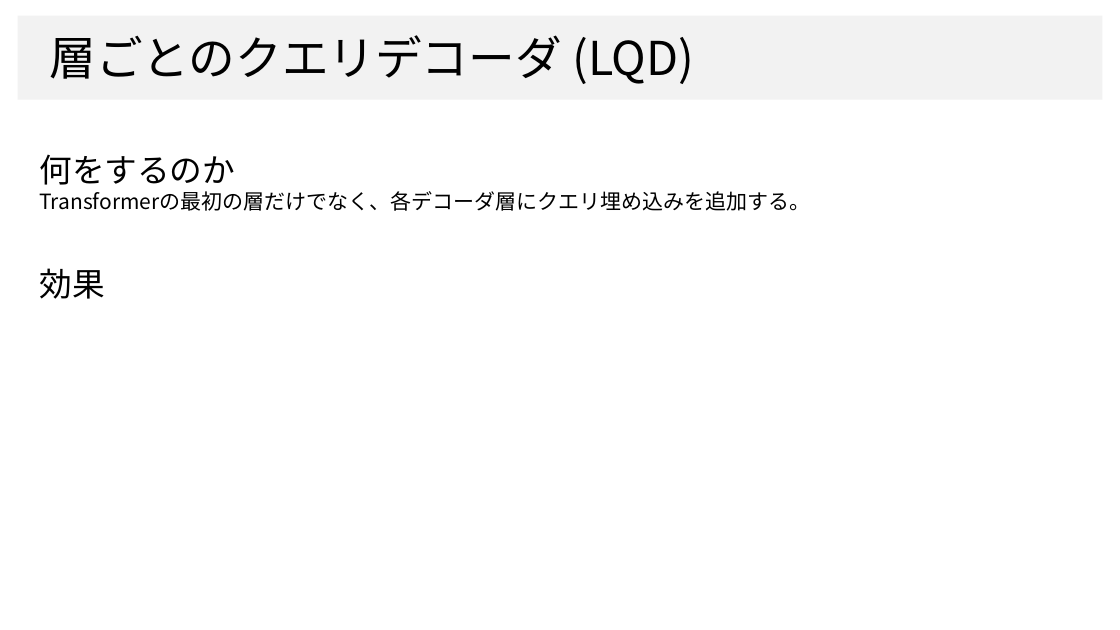
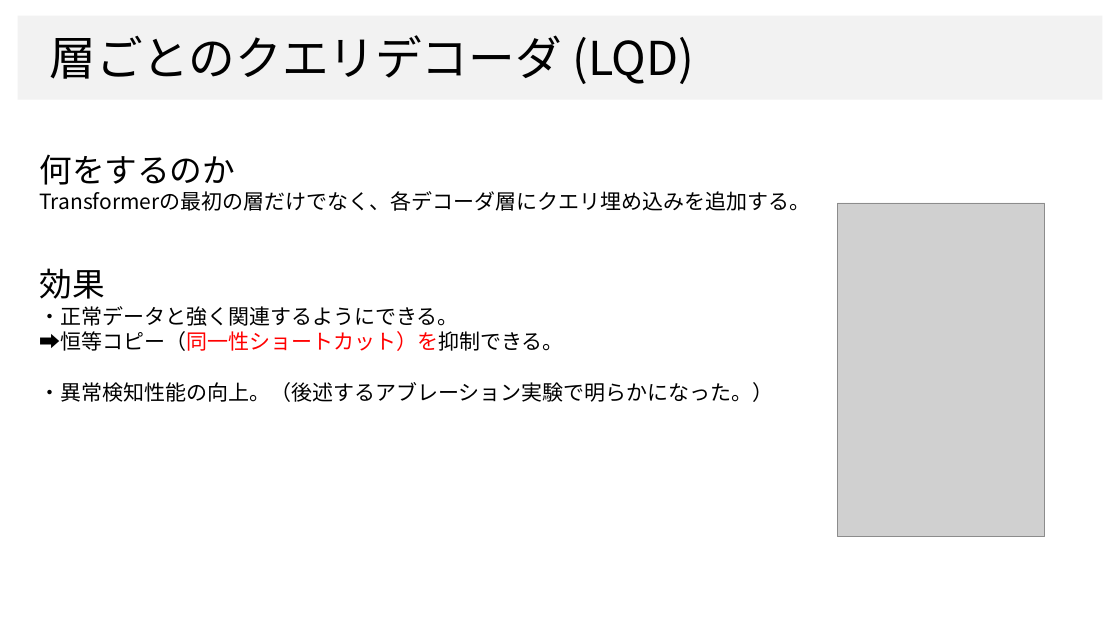
Before and after one commit to dhia-github/haselab-all, a slide deck: slide 10 of 20_発表資料/ゼミ資料/統一モデル_ゼミ資料２.pptx (slide 9 before the commit). Drawn at 1120x630 pixels with LibreOffice and Linux fonts; fonts in the diff are those of the drawing; grey boxes stand for pictures; background and template pictures are left out. Boxes give left, top, right and bottom in pixels: in the first picture for what was removed or moved away, otherwise in the second. Text is boxed around its words. In the diff, an @@ line names an element or a change of style, - is before the commit and + after.

```diff
--- a/20_発表資料/ゼミ資料/統一モデル_ゼミ資料２.pptx
+++ b/20_発表資料/ゼミ資料/統一モデル_ゼミ資料２.pptx
@@ picture added at bbox=[838, 203, 1045, 537] @@
@@ text at bbox=[39, 306, 774, 402]: paragraphs added @@
+・正常データと強く関連するようにできる。
+➡恒等コピー（同一性ショートカット）を抑制できる。
+・異常検知性能の向上。（後述するアブレーション実験で明らかになった。）
```
Also in this commit, not shown: 7 other slides changed, 9 slides added, 9 slides removed, 31 other files.
